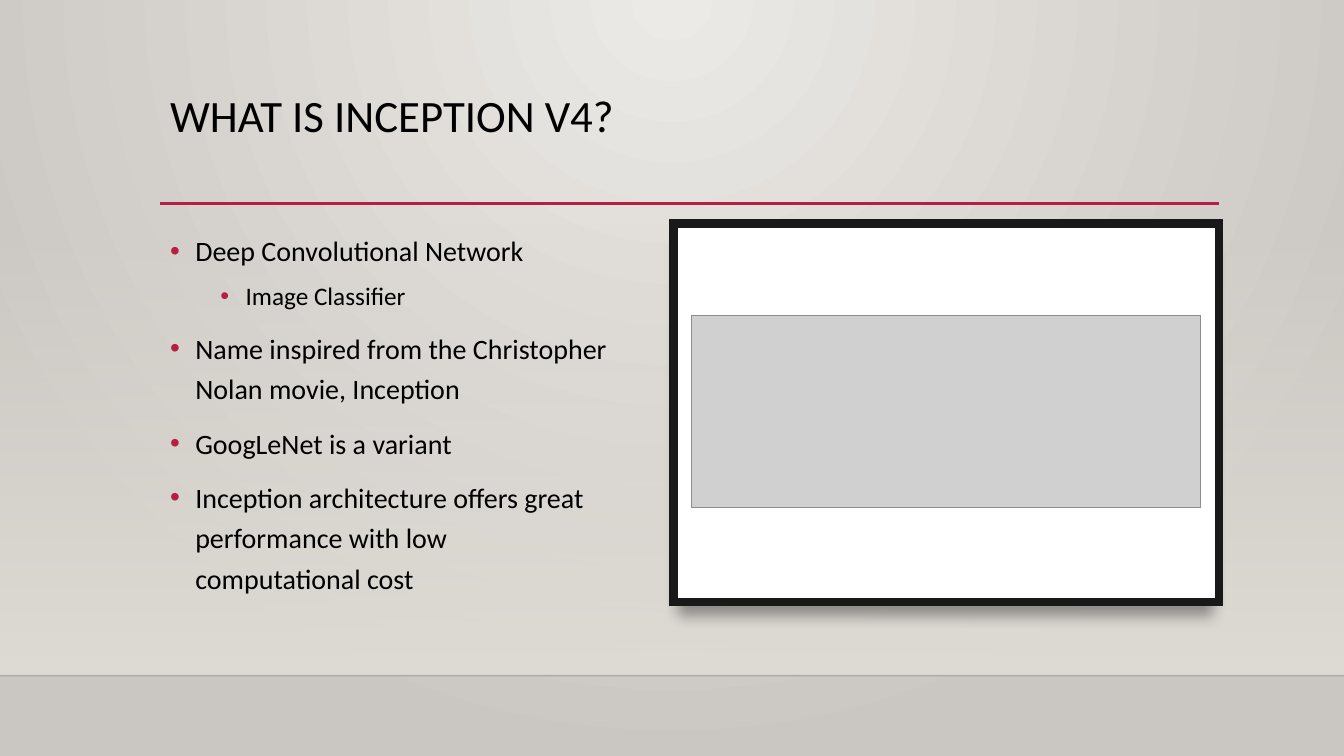
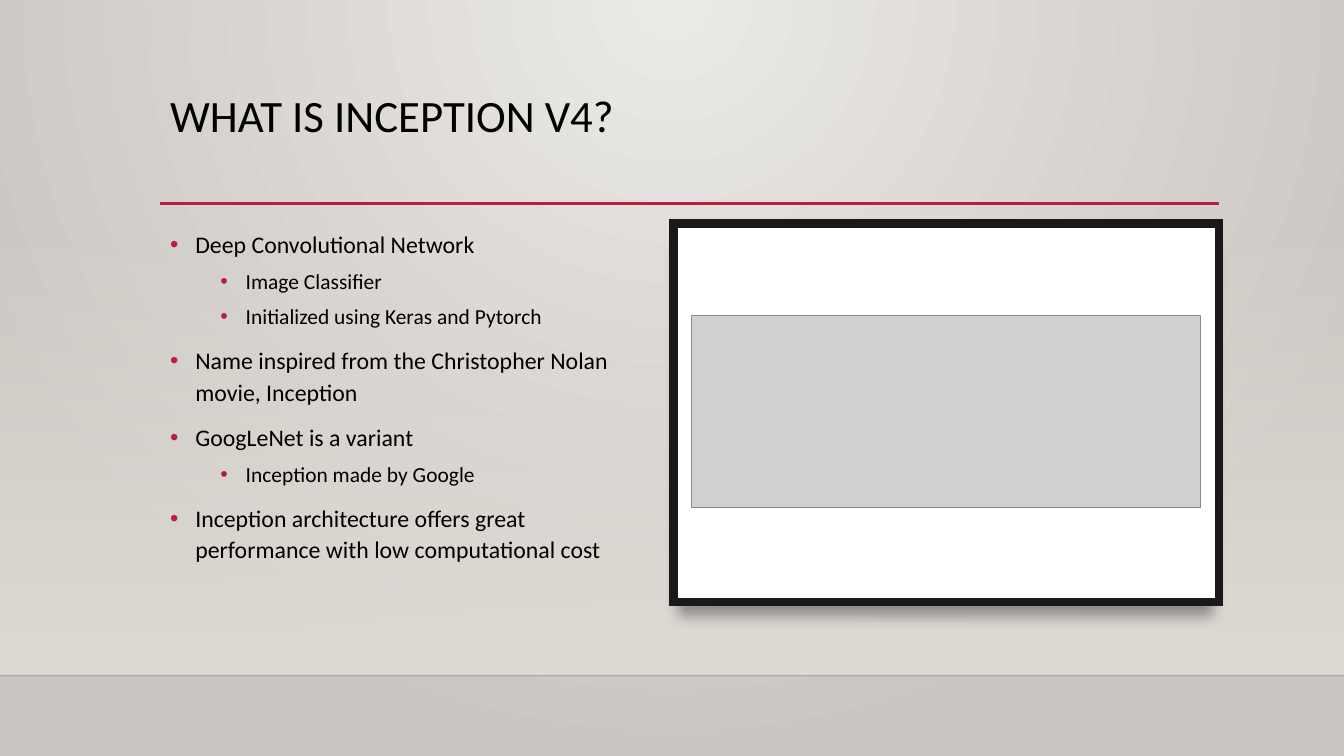
Before and after one commit to btully12/CS430-Class-Notebooks, a slide deck: slide 2 of Final_Individual_Presentation/Presentation1.pptx. Drawn at 1344x756 pixels with LibreOffice and Linux fonts; fonts in the diff are those of the drawing; grey boxes stand for pictures; background and template pictures are left out. Boxes give left, top, right and bottom in pixels: in the first picture for what was removed or moved away, otherwise in the second. Text is boxed around its words. In the diff, an @@ line names an element or a change of style, - is before the commit and + after.

```diff
--- a/Final_Individual_Presentation/Presentation1.pptx
+++ b/Final_Individual_Presentation/Presentation1.pptx
@@ text at (195,236,607,562): size 20 to 17 pt in "Deep Convolutional Network", "Name inspired from the Christopher Nolan movie, ...", "GoogLeNet is a variant", "Inception architecture offers great performance with low ..."; size 18 to 15.3 pt in "Image Classifier"; line spacing 1.2 to 1.1 @@
@@ text at (246,309,542,328): paragraph added @@
+  • Initialized using Keras and Pytorch
@@ text at (246,467,475,486): paragraph added @@
+  • Inception made by Google
```
Also in this commit, not shown: 2 other slides changed.
